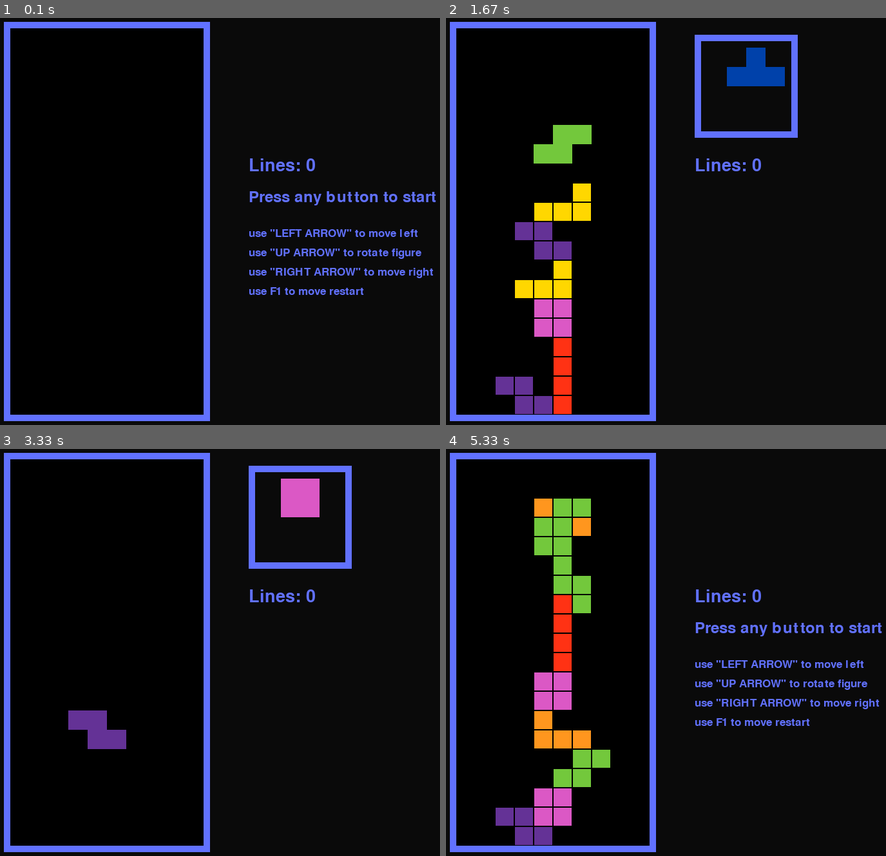
Above: before the commit, frames 1-4 (two rows, left to right).
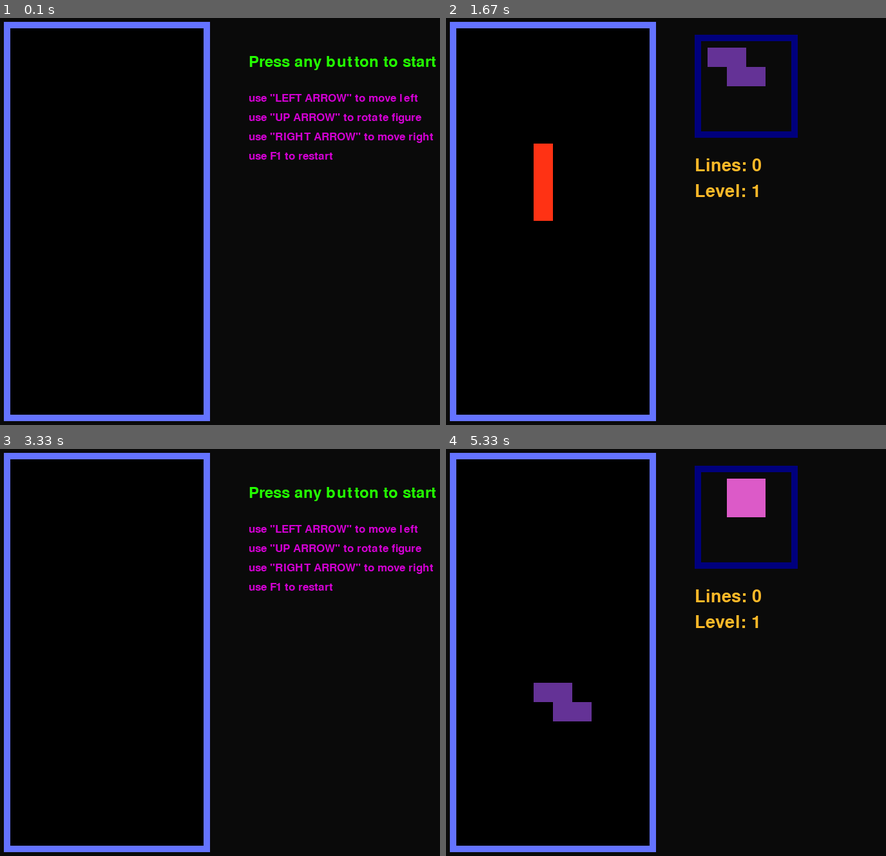
Above: after the commit, the same moments.

Repository: may42day/tetris-pygame
Game: pygame game, started from tetris.py
Same seed, same stepped clock (60 frames per second), same inputs: the game is played once before the commit and once after it.
Inputs (mouse positions are in pixels of both pictures, inside the frame that each line leads up to):
- Up to frame 1 (0.1 s): no input
- Up to frame 2 (1.67 s): click (657, 221) at 0.38 s; hold Left 0.67-1.2 s; hold Left 1.23-1.63 s
- Up to frame 3 (3.33 s): hold Up 1.67-2.03 s; hold Right 2.07-2.7 s; tap F1 at 2.73 s; click (233, 705) at 3.12 s
- Up to frame 4 (5.33 s): hold Left 3.4-3.87 s; hold Right 3.9-4.37 s; hold Up 4.4-4.7 s; click (490, 717) at 4.78 s; click (591, 619) at 5.12 s

The runs differ from the first frame. In frame 1, 3.9% of the frame differs, in the area x 56-100%, y 9-69%; in frame 2, 8.7%; in frame 3, 4.7%; in frame 4, 11%, in the area x 11-100%, y 4-98%.

Commit message:
feat: new functions added

Diff:
--- a/tetris.py
+++ b/tetris.py
@@ -7,62 +7,85 @@
 
 screen = pygame.display.set_mode((800, 700))
 pygame.display.set_caption('Tetris')
-
-cell_size = 30
+fps = 60
+
 # Colors
 colors_dict = {
     'red' : (255, 50, 20),
     'orange' : (255, 150, 30),
     'yellow' : (255, 215, 0),
-    'pink' : (219, 88, 197),
+    'pink' : (220, 90, 200),
     'green' : (115, 200, 60),
     'blue' : (0, 65, 170),
     'purple' : (100, 50, 150),
-    'color1': (97, 113, 255),
-    'color2': (0, 0, 0),
+    'field_border': (100, 115, 255),
+    'field_background': (0, 0, 0),
+    'text_start':(35, 255, 0),
+    'text_button':(210, 0, 210),
+    'text_lines':(255, 185, 40),
+    'text_level':(255, 185, 40),
+    'next_figure_border': (0, 0, 125),
+    'game_over':(255, 255, 255),
+    'game_over_background':(200,140,140,120),
 }
-
-font = pygame.font.Font(None, 40)
-font2 = pygame.font.Font(None, 35)
-font3 = pygame.font.Font(None, 25)
+# FONTS
+fonts_dict = {
+    'font' : pygame.font.Font(None, 40),
+    'font2' : pygame.font.Font(None, 35),
+    'font3' : pygame.font.Font(None, 25),
+    'font4' : pygame.font.Font(None, 50),
+    }
 
 menu_dict = {
-    'text1':{'text':'Press any button to start', 'color':colors_dict['color1'], 'font':font2, 'x/y':(460, 300)},
-    'text2':{'text':'use "LEFT ARROW" to move left', 'color':colors_dict['color1'], 'font':font3, 'x/y':(460, 360)},
-    'text3':{'text':'use "UP ARROW" to rotate figure', 'color':colors_dict['color1'], 'font':font3, 'x/y':(460, 390)},
-    'text4':{'text':'use "RIGHT ARROW" to move right', 'color':colors_dict['color1'], 'font':font3, 'x/y':(460, 420)},
-    'text5':{'text':'use F1 to move restart', 'color':colors_dict['color1'], 'font':font3, 'x/y':(460, 450)},
+    'text1':{'text':'Press any button to start', 'color':colors_dict['text_start'], 'font':fonts_dict['font2'], 'x/y':(460, 90)},
+    'text2':{'text':'use "LEFT ARROW" to move left', 'color':colors_dict['text_button'], 'font':fonts_dict['font3'], 'x/y':(460, 150)},
+    'text3':{'text':'use "UP ARROW" to rotate figure', 'color':colors_dict['text_button'], 'font':fonts_dict['font3'], 'x/y':(460, 180)},
+    'text4':{'text':'use "RIGHT ARROW" to move right', 'color':colors_dict['text_button'], 'font':fonts_dict['font3'], 'x/y':(460, 210)},
+    'text5':{'text':'use F1 to restart', 'color':colors_dict['text_button'], 'font':fonts_dict['font3'], 'x/y':(460, 240)},
+    'lines':{'text':'Lines: ', 'color':colors_dict['text_lines'], 'font':fonts_dict['font'], 'x/y':(460, 250)},
+    'level':{'text':'Level: ', 'color':colors_dict['text_level'], 'font':fonts_dict['font'], 'x/y':(460, 290)},
+    'Game_over':{'text':'Game over', 'color':colors_dict['game_over'], 'font':fonts_dict['font4'], 'x/y':(150, 300)},
 }
+
 
 
 class Game():
     is_game_started = False
+    game_over = False
     field = [0 if cell < 200 else 1 for cell in range(210)]
+    cells_coordinates = []
     x_field = 90
     y_field = 50
     border_width = 10
-    cells_coordinates = []
     line_score = 0
+    level = 1
 
 
     def draw_field(self):
-        pygame.draw.rect(screen, colors_dict['color1'], (self.x_field - self.border_width, self.y_field - self.border_width, 320, 620), self.border_width)
-        pygame.draw.rect(screen, colors_dict['color2'], (self.x_field, self.y_field, 300, 600))
+        pygame.draw.rect(screen, colors_dict['field_border'], (self.x_field - self.border_width, self.y_field - self.border_width, 320, 620), self.border_width)
+        pygame.draw.rect(screen, colors_dict['field_background'], (self.x_field, self.y_field, 300, 600))
         for cell in self.cells_coordinates[:-10]:
             x = 90 + cell[0] * 30 + 1
             y = 50 + cell[1] * 30 + 1
             color_key = self.field[cell[1] * 10 + cell[0]]
             if color_key:
                 pygame.draw.rect(screen, colors_dict[color_key], (x, y, 28, 28))
-
-        text1 = font.render(f'Lines: {self.line_score}', True, colors_dict['color1'])
-        screen.blit(text1, (460, 250))
+        if self.is_game_started == True:
+            self.draw_text(['lines'], f'{self.line_score}')
+            self.draw_text(['level'], f'{self.level}')
+
 
     def draw_menu(self):
         self.draw_field()
-        for key in menu_dict:
-            text = menu_dict[key]['font'].render(menu_dict[key]['text'], True, menu_dict[key]['color'])
+        keys_list = ['text1', 'text2', 'text3', 'text4', 'text5']
+        self.draw_text(keys_list)
+
+
+    def draw_text(self, keys_list, add_text = ''):
+        for key in keys_list:
+            text = menu_dict[key]['font'].render(menu_dict[key]['text'] + add_text, True, menu_dict[key]['color'])
             screen.blit(text, menu_dict[key]['x/y'])
+
 
     def update_field(self, color):
         for cell in figure.coordinates_list:
@@ -76,8 +99,12 @@
         figure.figure = []
         figure.next_figure = []
         figure.coordinates_list = []
+        self.level = 1
+        self.line_score = 0
         figure.x = 3
         figure.y = 0
+        figure.speed = 0.1
+
 
     def check_for_filled_line(self):
         for row in range(20):
@@ -99,9 +126,20 @@
                 if self.field[row*10 + column]:
                     self.cells_coordinates.append([column, row])
 
-    def game_over(self):
-        self.is_game_started = False
-        print('GAME OVER')
+
+    def draw_game_over(self):
+        screen2 = pygame.Surface((300,600), pygame.SRCALPHA)
+        screen2.fill(colors_dict['game_over_background'])
+        screen.blit(screen2, (90,50))
+        self.draw_text(['Game_over'])
+
+
+    def inrease_level(self):
+        counter = game.line_score // 10
+        if counter + 1 > self.level:
+            self.level = counter + 1
+            figure.speed = 0.1 + counter/ 100
+
 
 class Figures():
     figure = []
@@ -210,6 +248,7 @@
         self.next_dict_key = choice(list(self.figures_dict.keys()))
         self.next_figure = self.figures_dict[self.next_dict_key][0]
 
+
     def start_next_figure(self):
         self.figure = self.next_figure
         self.rotation_counter = 0
@@ -224,10 +263,25 @@
 
     def rotate_figure(self):
         if self.rotation_counter < len(self.figures_dict[self.current_dict_key]) - 1:
-            self.rotation_counter += 1
+            check_rotation_counter = self.rotation_counter + 1
         else:
-            self.rotation_counter = 0
-        self.figure = self.figures_dict[self.current_dict_key][self.rotation_counter]
+            check_rotation_counter = 0
+
+        game.get_all_object_coordinates()
+        self.coordinates_list = []
+        figure_to_check = self.figures_dict[self.current_dict_key][check_rotation_counter]
+        rotation_allowed = True
+        for column in range(4):
+            for row in range(4):
+                if figure_to_check[row*4 + column] != 0:
+                    if column + self.x < 0 or column + self.x > 9:
+                        rotation_allowed = False
+                        break
+
+        if rotation_allowed:
+            self.rotation_counter = check_rotation_counter
+            self.figure = self.figures_dict[self.current_dict_key][self.rotation_counter]
+
 
     def draw_figure(self):
         for column in range(4):
@@ -237,7 +291,7 @@
                     y = self.y * 30 + game.y_field + 30 * row
                     color = self.figure[row*4 + column]
                     pygame.draw.rect(screen, colors_dict[color],(x, y, 30, 30))
-        pygame.draw.rect(screen, colors_dict['color1'], (460, 60, 160, 160), 10)
+        pygame.draw.rect(screen, colors_dict['next_figure_border'], (460, 60, 160, 160), 10)
         for column in range(4):
             for row in range(4):
                 if self.next_figure[row*4 + column] != 0:
@@ -247,94 +301,100 @@
                     pygame.draw.rect(screen, colors_dict[color],(x, y, 30, 30))
 
 
-
     def falling_collision(self):
         game.get_all_object_coordinates()
         self.coordinates_list = []
         for column in range(4):
             for row in range(4):
                 if self.figure[row*4 + column] != 0:
-                    self.coordinates_list.append([column + self.x, row + self.y + 1])
+                    self.coordinates_list.append([column + self.x, row + round(self.y) + 1])
                     cell_color = self.figure[row*4 + column]
         for cell in self.coordinates_list:
             if cell in game.cells_coordinates:
                 if self.collision_for_next_figure:
-                    game.game_over()
+                    game.game_over = True
+                    game.is_game_started = False
                 else:
                     game.update_field(cell_color)
                     self.start_next_figure()
                 break
-        self.y += 1
-
-    def move_to_left(self):
+        self.y += figure.speed
+
+
+    def check_collision(self, direction):
+        if direction == 'right':
+            add_to_x = 1
+        else:
+            add_to_x = -1
         game.get_all_object_coordinates()
         self.coordinates_list = []
         for column in range(4):
             for row in range(4):
                 if self.figure[row*4 + column] != 0:
-                    self.coordinates_list.append([column + self.x - 1, row + self.y])
+                    self.coordinates_list.append([column + self.x + add_to_x, row + self.y])
 
         moving_allowed = True
         for cell in self.coordinates_list:
-            if cell in game.cells_coordinates or cell[0] < 0:
+            rounded_cell = [cell[0], round(cell[1])]
+            print(rounded_cell)
+            if rounded_cell in game.cells_coordinates:
                 moving_allowed = False
                 break
 
+        for cell in self.coordinates_list:
+            if direction == 'right':
+                if cell in game.cells_coordinates or cell[0] > 9:
+                    moving_allowed = False
+                    break
+            else:
+                if cell in game.cells_coordinates or cell[0] < 0:
+                    moving_allowed = False
+                    break
+
         if moving_allowed:
-            self.x -= 1
-
-
-    def move_to_right(self):
-        game.get_all_object_coordinates()
-        self.coordinates_list = []
-        for column in range(4):
-            for row in range(4):
-                if self.figure[row*4 + column] != 0:
-                    self.coordinates_list.append([column + self.x + 1, row + self.y])
-
-        moving_allowed = True
-        for cell in self.coordinates_list:
-            if cell in game.cells_coordinates or cell[0] > 9:
-                moving_allowed = False
-                break
-
-        if moving_allowed:
-            self.x += 1
-
-
+            if direction == 'right':
+                self.x += 1
+            else:
+                self.x -= 1
 
 game = Game()
 figure = Figures(x = 3, y = 0)
 clock = pygame.time.Clock()
+
 while True:
     for event in pygame.event.get():
         if event.type == pygame.QUIT:
             pygame.quit()
             sys.exit()
-        elif event.type == pygame.MOUSEBUTTONDOWN:
+        elif event.type == pygame.KEYDOWN and game.is_game_started == False and game.game_over == False and event.key != K_F1:
             game.is_game_started = True
             figure.generate_figure()
-        elif event.type == pygame.KEYDOWN:
-            if event.key == K_F1:
-                game.restart_game()
-            elif event.key == K_RIGHT:
-                figure.move_to_right()
+        elif event.type == pygame.KEYDOWN and event.key == K_F1:
+            game.restart_game()
+            game.game_over = False
+        elif event.type == pygame.KEYDOWN and game.is_game_started == True:
+            if event.key == K_RIGHT:
+                # figure.move_to_right()
+                figure.check_collision('right')
             elif event.key == K_LEFT:
-                figure.move_to_left()
+                figure.check_collision('left')
             elif event.key == K_UP:
                 figure.rotate_figure()
 
+
+    screen.fill((10, 10, 10))
     if game.is_game_started == False:
-        screen.fill((10, 10, 10))
         game.draw_menu()
     else:
         figure.falling_collision()
         game.check_for_filled_line()
-
-    #drawing
+        game.inrease_level()
+
+    if game.game_over == True:
+        game.draw_game_over()
     if game.is_game_started == True:
-        screen.fill((10, 10, 10))
         game.draw_field()
         figure.draw_figure()
+
     pygame.display.flip()
-    clock.tick(60)
+    clock.tick(fps)
